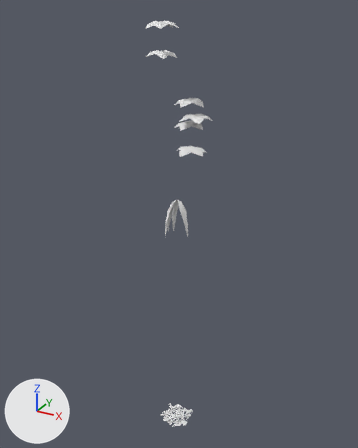
The OBJ model game/assets/models/plants/SM_Plant_StranglerFigYoung_Leaf.obj, before and after one commit.
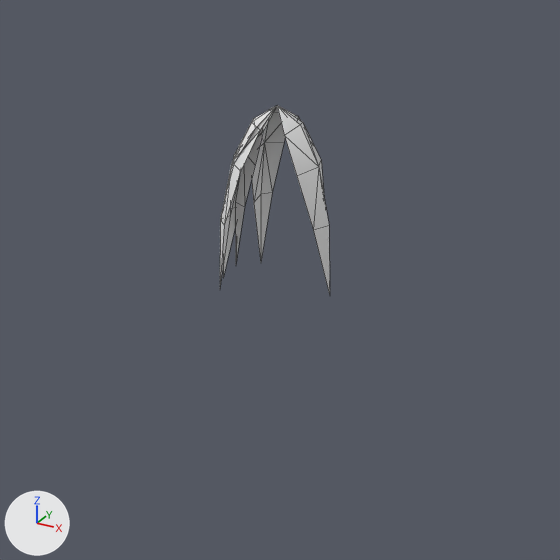
Old and new are each drawn whole from a 50 mm lens placed at (14.8, -26.65, 30.19), pointed at (-0.29, 0.78, 16.47) and again close up on the part from 33% to 66% of the width and 40% to 66% of the height. The lights are fixed; the arrows at lower left show +X, +Y and +Z. The older version's two pictures come first. The close-ups show mesh edges as thin lines. Materials are left out; every surface is plain grey. Where no turn or scale is listed for an object, it has been applied to the vertices. Vertices at exactly the same position are counted once.

The first close-up shows 'SM_Plant_StranglerFigYoung_Leaf'.
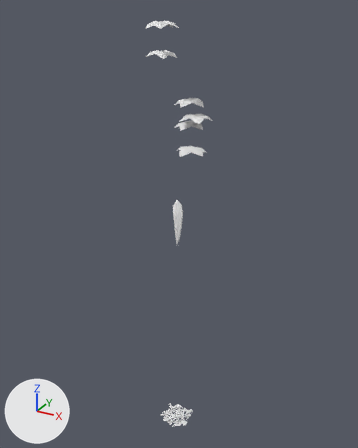
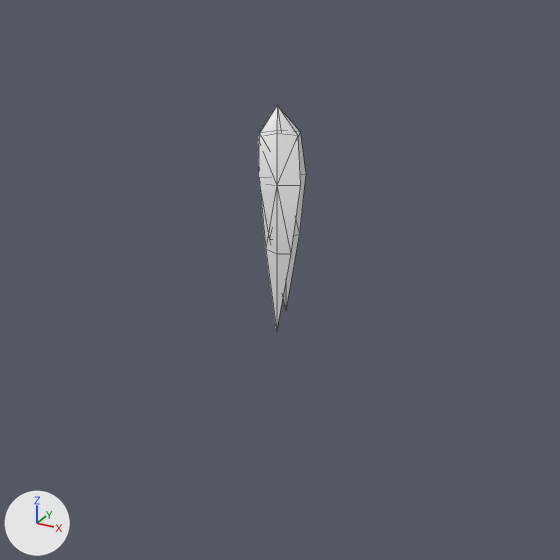
The edits, one by one:
me_sm_plant_stranglerfigyoung_leaf is used by ob_sm_plant_stranglerfigyoung_leaf; location (0.0, 0.0, 0.0).
me_sm_plant_stranglerfigyoung_leaf had 981 vertices, 664 faces and spanned x -2.2..2.1, y -2.0..2.1, z -0.1..29.5.
me_sm_plant_stranglerfigyoung_leaf now has 941 vertices, 616 faces and spans x -2.2..2.1, y -2.0..2.1, z -0.1..29.5.
Part 1, on me_sm_plant_stranglerfigyoung_leaf:
40 vertices are removed from x -0.7..0.5, y -0.5..0.7, z 15.9..18.4.
48 faces are deleted.
20 vertices move from x -0.6..0.8, y -0.7..0.3, z 15.9..18.4 to x -0.1..0.6, y -0.9..0.0, z 15.6..18.4.

Boxes [x1, y1, x2, y2] around the edits, measured in the close-ups (560 x 560 px):
'SM_Plant_StranglerFigYoung_Leaf', reshaped
    before: [220, 105, 330, 295]
    after: [257, 105, 306, 330]
